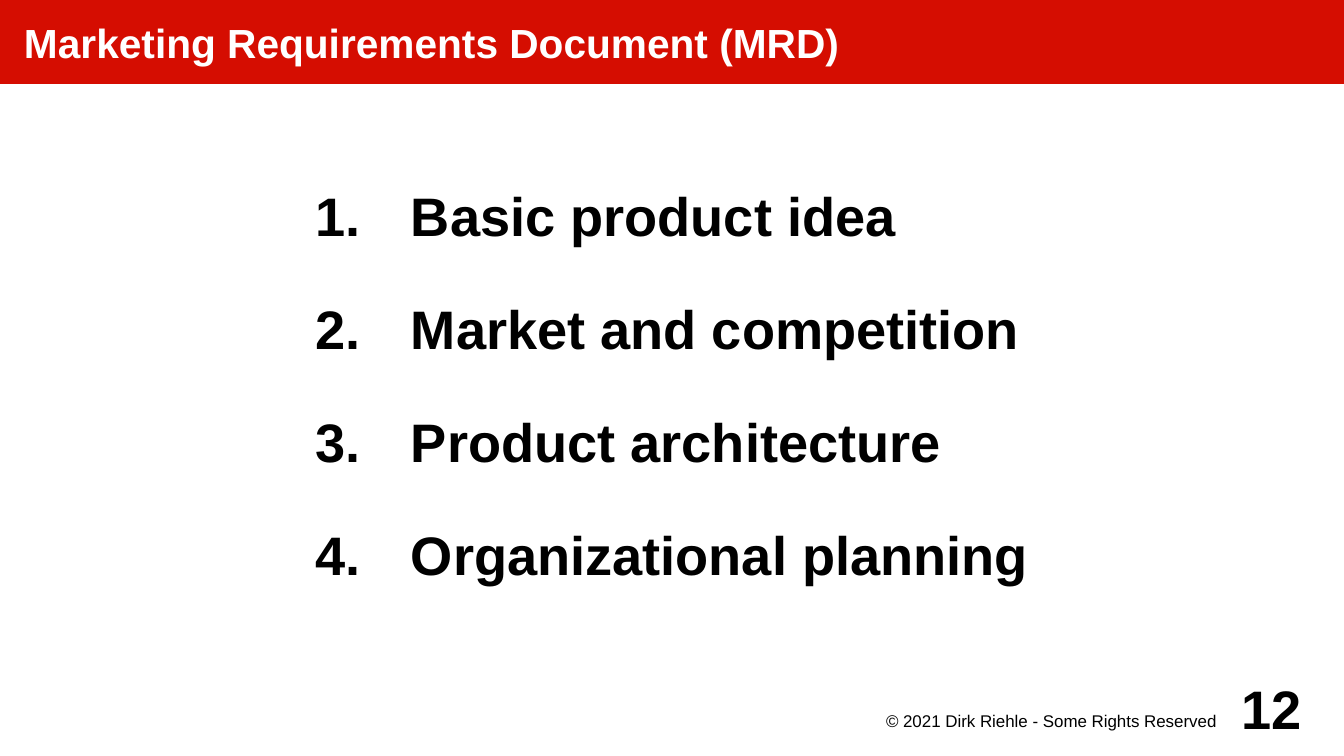
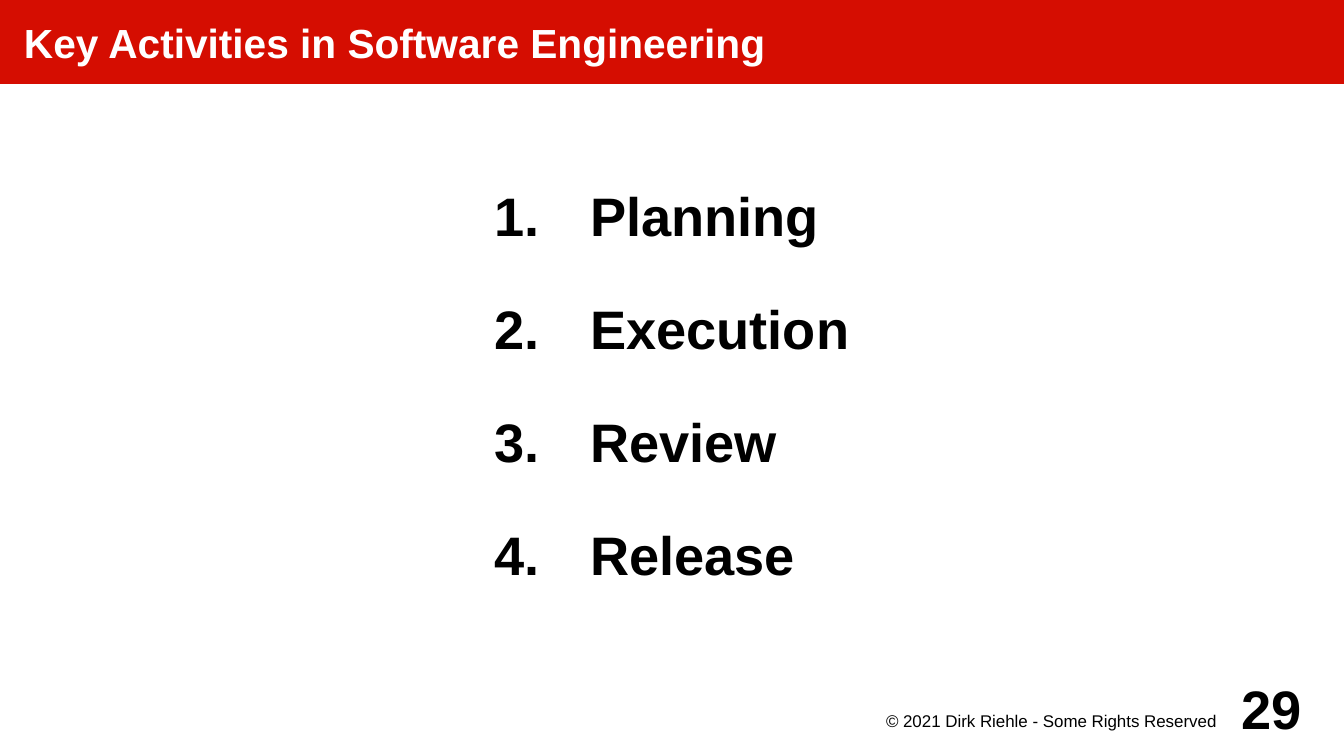
Before and after one commit to dirkriehle/amos-course, a slide deck: slide 29 of Lecture slides/AMOS C01 - Software Processes.odp (slide 12 before the commit). Drawn at 1344x756 pixels with LibreOffice and Linux fonts; fonts in the diff are those of the drawing. Boxes give left, top, right and bottom in pixels: in the first picture for what was removed or moved away, otherwise in the second. Text is boxed around its words. In the diff, an @@ line names an element or a change of style, - is before the commit and + after.

```diff
--- a/Lecture slides/AMOS C01 - Software Processes.odp
+++ b/Lecture slides/AMOS C01 - Software Processes.odp
@@ title at [24, 28, 765, 65]: text changed @@
-Marketing Requirements Document (MRD)
+Key Activities in Software Engineering
@@ subtitle at [590, 196, 849, 576]: text changed @@
-1. Basic product idea
-2. Market and competition
-3. Product architecture
-4. Organizational planning
+1. Planning
+2. Execution
+3. Review
+4. Release
@@ page number at [1242, 691, 1302, 730]: text changed @@
-12
+29
```
Also in this commit, not shown: 11 other slides changed, 20 slides added, 7 slides removed, 18 other files.
